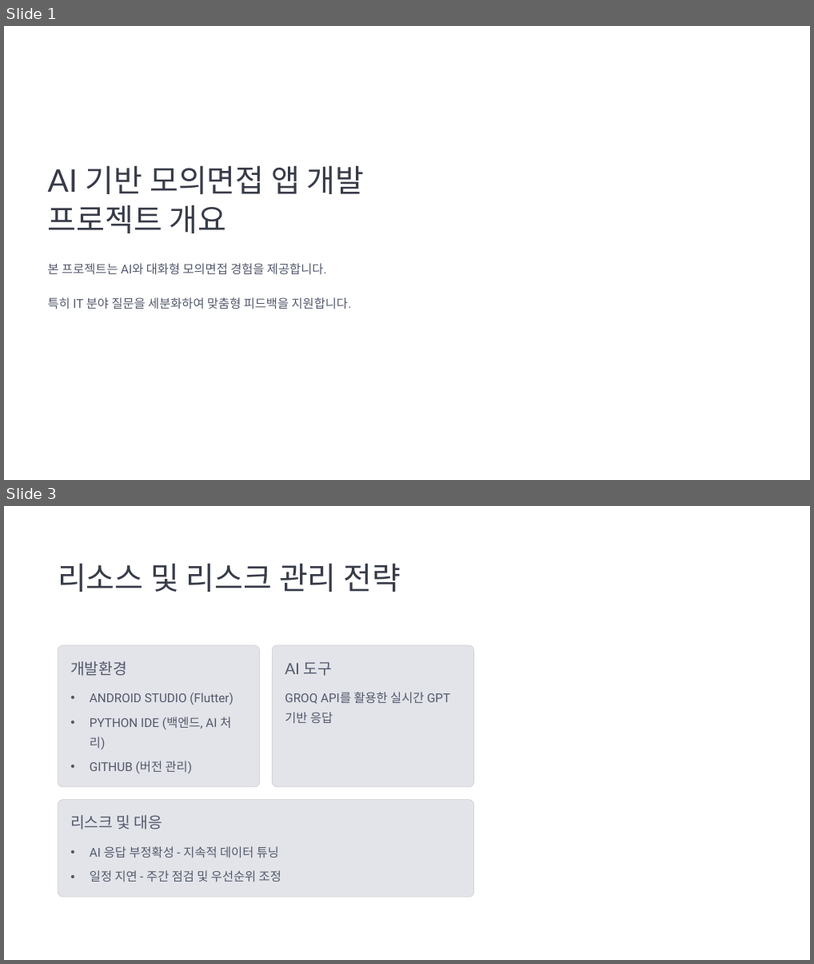
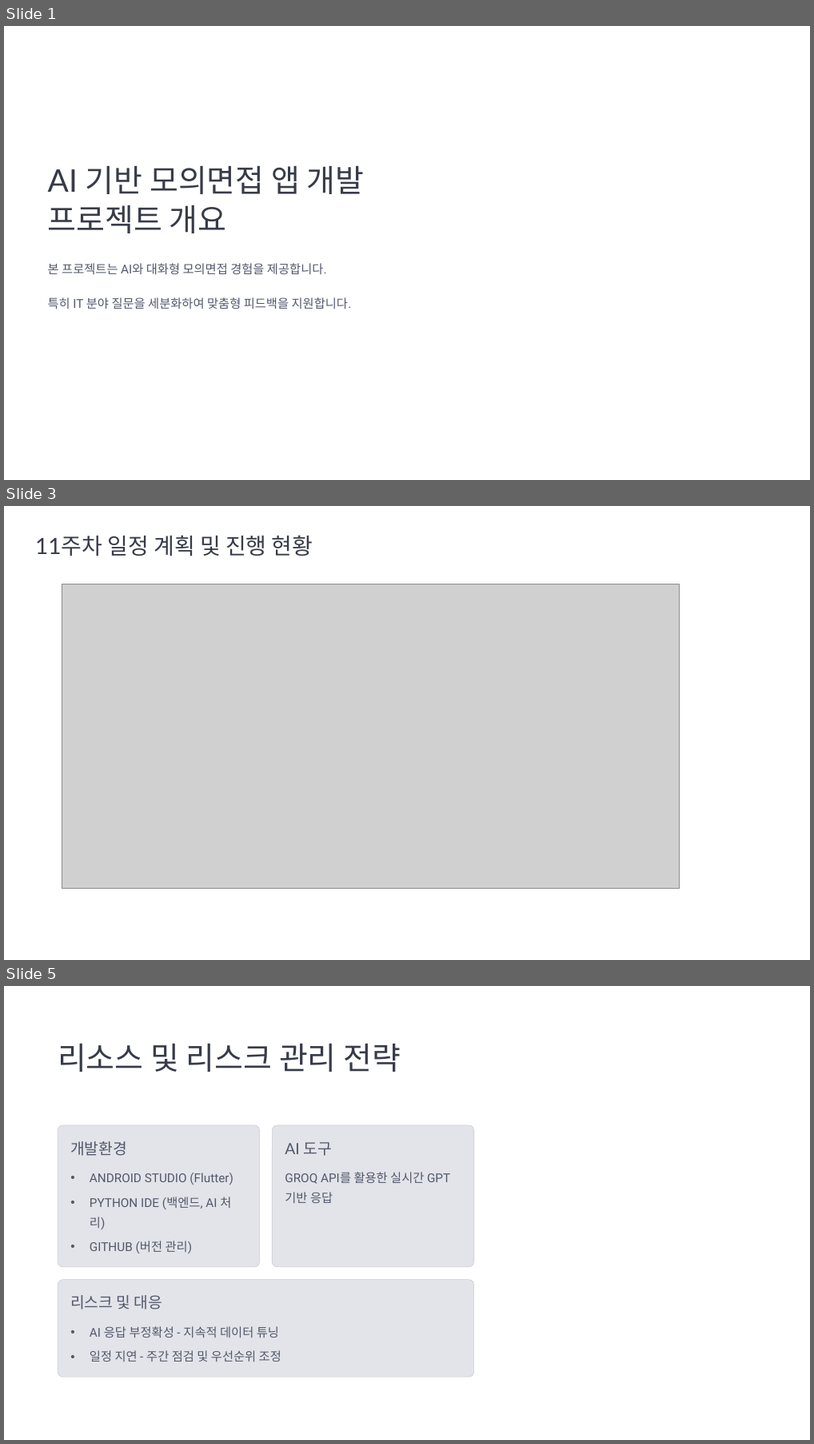
Before and after one commit to lraylanl/flutter-learning, a slide deck: Project_Interview/AI.pptx. Shown one above the other, each under a label of ours: slides 1 and 3 before the commit, slides 1, 3 and 5 after it; the slides between them are not shown. The pictures are 814x964 and 814x1444 pixels, drawn with LibreOffice and Linux fonts; fonts in the diff are those of the drawing; grey boxes stand for pictures; background and template pictures are left out. Boxes give left, top, right and bottom in pixels: in the first picture for what was removed or moved away, otherwise in the second. Text is boxed around its words. In the diff, an @@ line names an element or a change of style, - is before the commit and + after.

```diff
--- a/Project_Interview/AI.pptx
+++ b/Project_Interview/AI.pptx
@@ slide 3 added at (4, 506, 810, 960), background picture (left out); not listed: 1 template element that a slide beside it also shows @@
@@ text added at (35, 535, 314, 556), 32 pt, text #373B48 @@
+11주차 일정 계획 및 진행 현황
@@ picture added at (62, 584, 679, 888) @@
@@ what was slide 3 is now slide 5 @@
```
Also in this commit, not shown: 1 slide changed, 1 other slide added.
